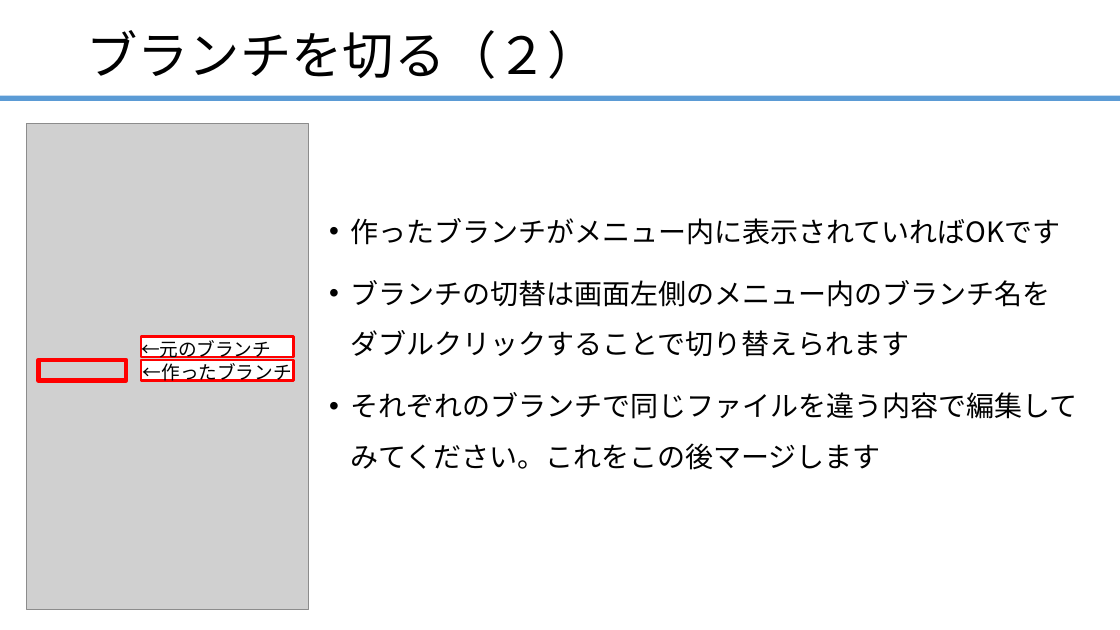
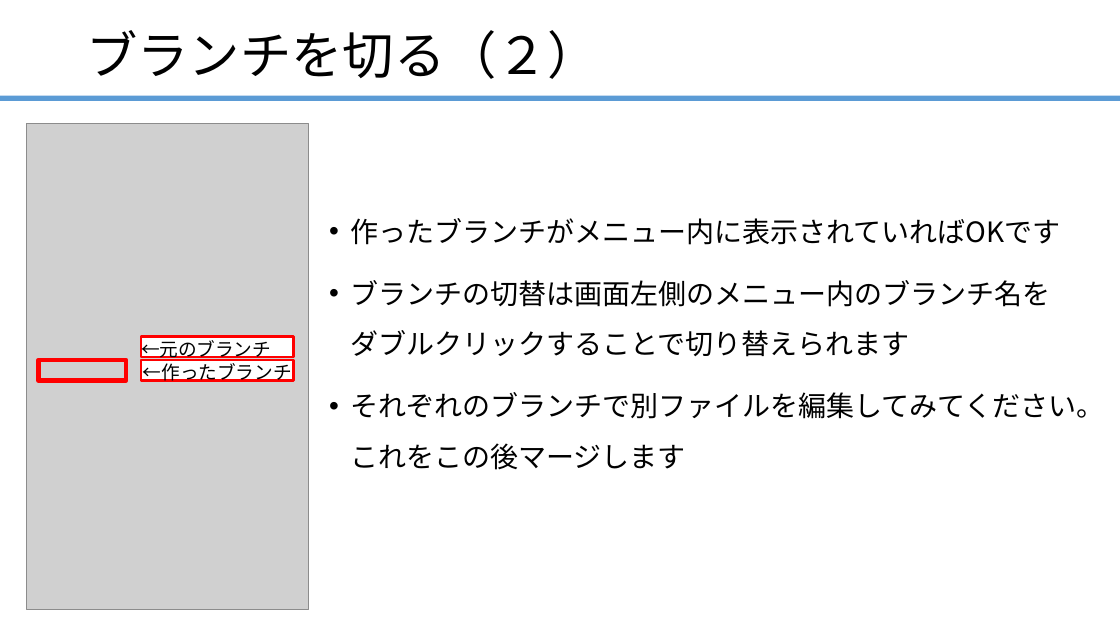
Before and after one commit to ainsAins/git4beginners, a slide deck: slide 36 of ハンズオン_Git入門.pptx. Drawn at 1120x630 pixels with LibreOffice and Linux fonts; fonts in the diff are those of the drawing; grey boxes stand for pictures. Boxes give left, top, right and bottom in pixels: in the first picture for what was removed or moved away, otherwise in the second. Text is boxed around its words. In the diff, an @@ line names an element or a change of style, - is before the commit and + after.

```diff
--- a/ハンズオン_Git入門.pptx
+++ b/ハンズオン_Git入門.pptx
@@ text at [350, 392, 1104, 470]: text changed @@
-• それぞれのブランチで同じファイルを違う内容で編集してみてください。これをこの後マージします
+• それぞれのブランチで別ファイルを編集してみてください。これをこの後マージします
```
Also in this commit, not shown: 1 other slide changed, 3 slides added.
